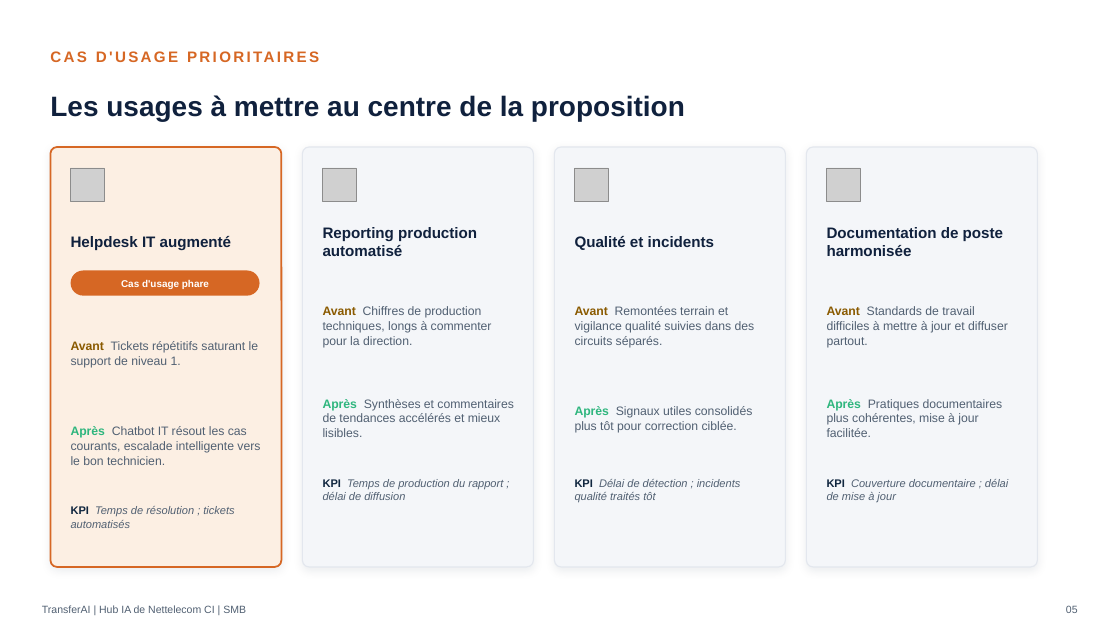
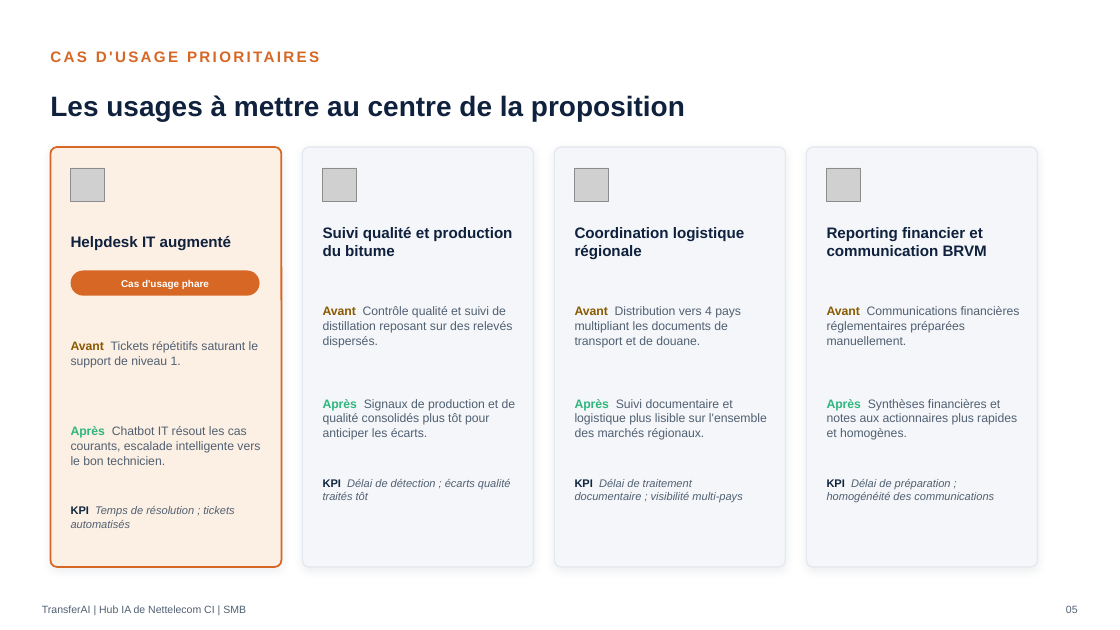
Before and after one commit to mayoro1972/connect-ia-bloom, a slide deck: slide 5 of docs/transferai-prospection/packs-entreprises-cibles-2026-07/SMB/Deck_SMB_2026-07-07.pptx. Drawn at 1120x630 pixels with LibreOffice and Linux fonts; fonts in the diff are those of the drawing; grey boxes stand for pictures. Boxes give left, top, right and bottom in pixels: in the first picture for what was removed or moved away, otherwise in the second. Text is boxed around its words. In the diff, an @@ line names an element or a change of style, - is before the commit and + after.

```diff
--- a/docs/transferai-prospection/packs-entreprises-cibles-2026-07/SMB/Deck_SMB_2026-07-07.pptx
+++ b/docs/transferai-prospection/packs-entreprises-cibles-2026-07/SMB/Deck_SMB_2026-07-07.pptx
@@ text at [323,227,512,256]: text changed @@
-Reporting production automatisé
+Suivi qualité et production du bitume
@@ text at [575,227,744,259]: text changed @@
-Qualité et incidents
+Coordination logistique régionale
@@ text at [827,227,987,256]: text changed @@
-Documentation de poste harmonisée
+Reporting financier et communication BRVM
@@ text at [323,306,512,348]: text changed @@
-Avant Chiffres de production techniques, longs à commenter pour la direction.
+Avant Contrôle qualité et suivi de distillation reposant sur des relevés dispersés.
@@ text at [575,306,741,348]: text changed @@
-Avant Remontées terrain et vigilance qualité suivies dans des circuits séparés.
+Avant Distribution vers 4 pays multipliant les documents de transport et de douane.
@@ text at [827,306,1020,345]: text changed @@
-Avant Standards de travail difficiles à mettre à jour et diffuser partout.
+Avant Communications financières réglementaires préparées manuellement.
@@ text at [323,399,516,440]: text changed @@
-Après Synthèses et commentaires de tendances accélérés et mieux lisibles.
+Après Signaux de production et de qualité consolidés plus tôt pour anticiper les écarts.
@@ text at [575,399,767,440]: text changed @@
-Après Signaux utiles consolidés plus tôt pour correction ciblée.
+Après Suivi documentaire et logistique plus lisible sur l'ensemble des marchés régionaux.
@@ text at [827,399,1017,440]: text changed @@
-Après Pratiques documentaires plus cohérentes, mise à jour facilitée.
+Après Synthèses financières et notes aux actionnaires plus rapides et homogènes.
@@ text at [323,479,511,500]: text changed @@
-KPI Temps de production du rapport ; délai de diffusion
+KPI Délai de détection ; écarts qualité traités tôt
@@ text at [575,479,742,502]: text changed @@
-KPI Délai de détection ; incidents qualité traités tôt
+KPI Délai de traitement documentaire ; visibilité multi-pays
@@ text at [827,479,994,502]: text changed @@
-KPI Couverture documentaire ; délai de mise à jour
+KPI Délai de préparation ; homogénéité des communications
```
Also in this commit, not shown: 9 other slides changed, 31 other files.
